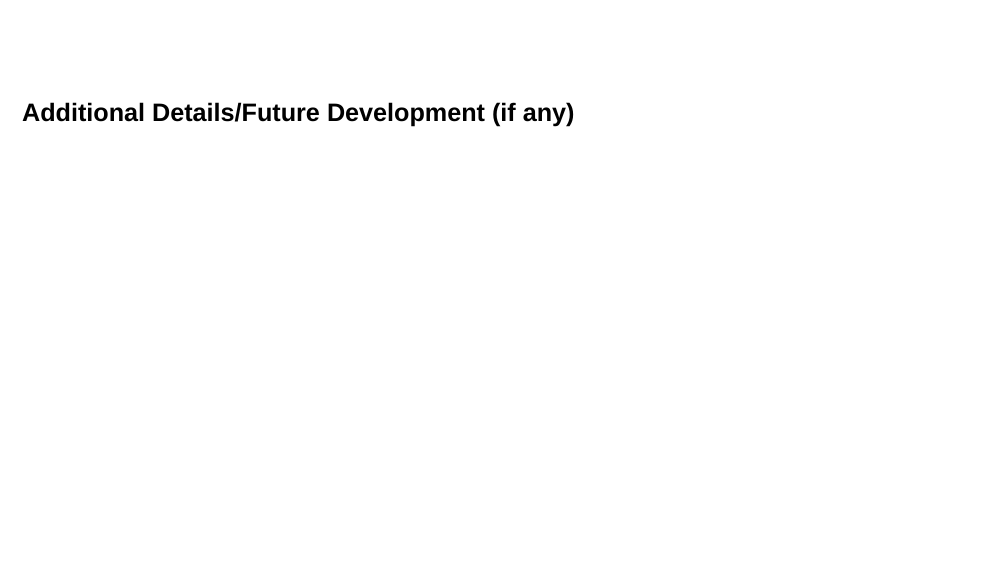
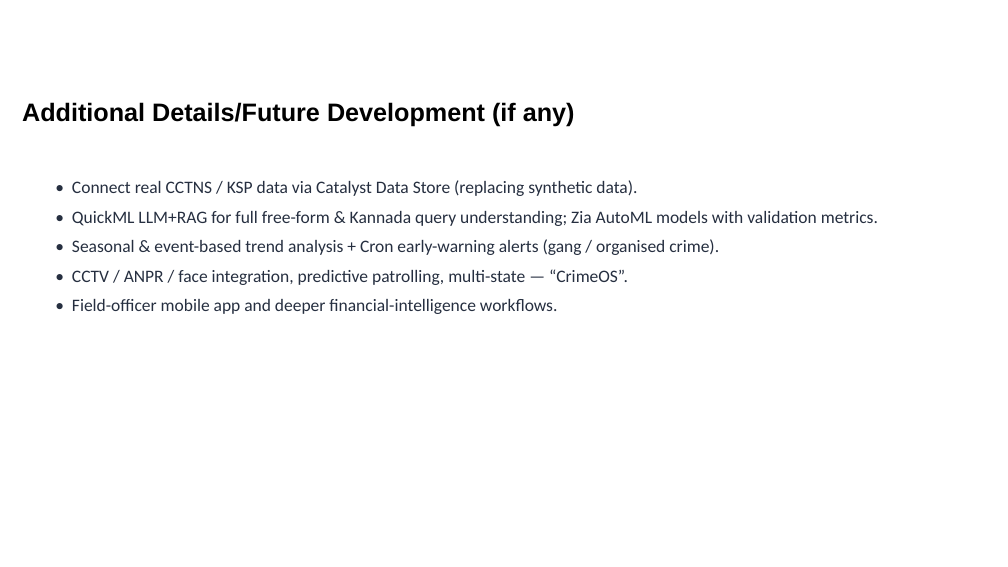
Before and after one commit to Rahulcse79/ksp-crime-intelligence-copilot, a slide deck: slide 14 of Docs/KSP Datathon 2026 _ Prototype Submission Template.pptx. Drawn at 1008x567 pixels with LibreOffice and Linux fonts; fonts in the diff are those of the drawing; background and template pictures are left out. Boxes give left, top, right and bottom in pixels: in the first picture for what was removed or moved away, otherwise in the second. Text is boxed around its words. In the diff, an @@ line names an element or a change of style, - is before the commit and + after.

```diff
--- a/Docs/KSP Datathon 2026 _ Prototype Submission Template.pptx
+++ b/Docs/KSP Datathon 2026 _ Prototype Submission Template.pptx
@@ text added at [72,180,878,314], 12.5 pt, text #262F40 @@
+• Connect real CCTNS / KSP data via Catalyst Data Store (replacing synthetic data).
+• QuickML LLM+RAG for full free-form & Kannada query understanding; Zia AutoML models with validation metrics.
+• Seasonal & event-based trend analysis + Cron early-warning alerts (gang / organised crime).
+• CCTV / ANPR / face integration, predictive patrolling, multi-state — “CrimeOS”.
+• Field-officer mobile app and deeper financial-intelligence workflows.
```
Also in this commit, not shown: 12 other slides changed, 1 slide added, 1 slide removed, 2 other files.
